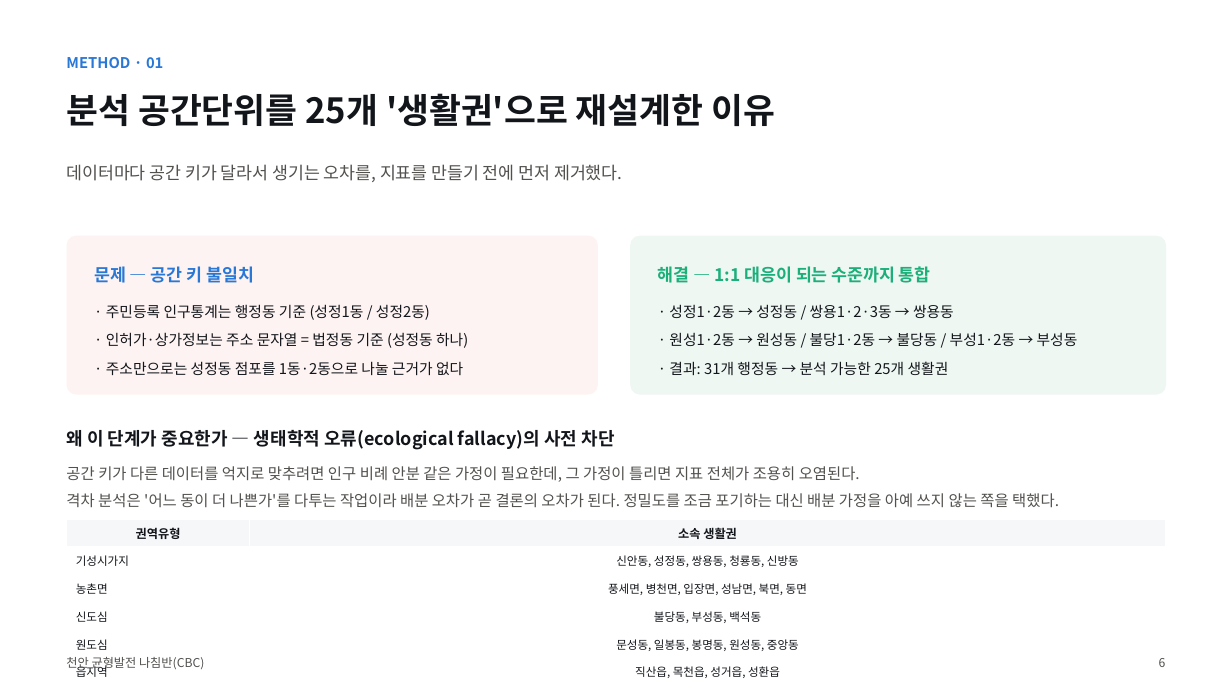
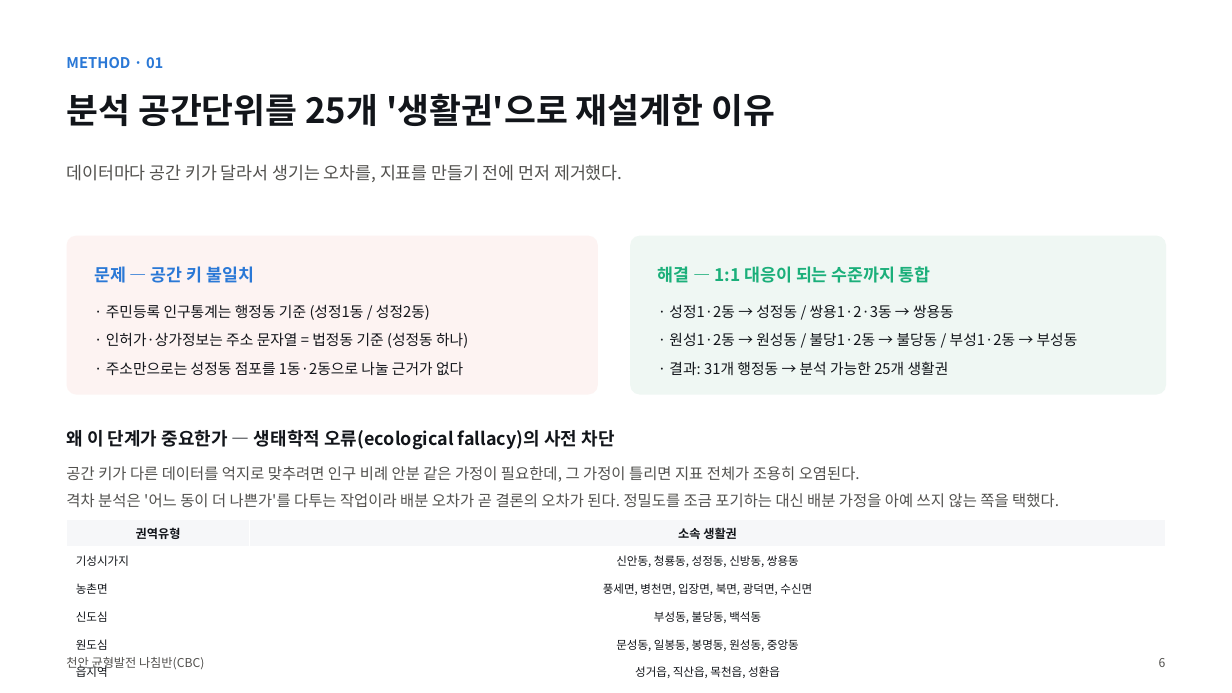
Before and after one commit to BioCode67/2026-AI-, a slide deck: slide 7 of deliverables/기획서_천안균형발전나침반_CBC.pptx. Drawn at 1232x693 pixels with LibreOffice and Linux fonts; fonts in the diff are those of the drawing. Boxes give left, top, right and bottom in pixels: in the first picture for what was removed or moved away, otherwise in the second. Text is boxed around its words. In the diff, an @@ line names an element or a change of style, - is before the commit and + after.

```diff
--- a/deliverables/기획서_천안균형발전나침반_CBC.pptx
+++ b/deliverables/기획서_천안균형발전나침반_CBC.pptx
@@ table at box(67, 519, 1165, 686) @@
-row 2, column 2: 신안동, 성정동, 쌍용동, 청룡동, 신방동
+row 2, column 2: 신안동, 청룡동, 성정동, 신방동, 쌍용동
-row 3, column 2: 풍세면, 병천면, 입장면, 성남면, 북면, 동면
+row 3, column 2: 풍세면, 병천면, 입장면, 북면, 광덕면, 수신면
-row 4, column 2: 불당동, 부성동, 백석동
+row 4, column 2: 부성동, 불당동, 백석동
-row 6, column 2: 직산읍, 목천읍, 성거읍, 성환읍
+row 6, column 2: 성거읍, 직산읍, 목천읍, 성환읍
```
Also in this commit, not shown: 15 other slides changed, 1 slide added, 2 slides removed, 24 other files.
